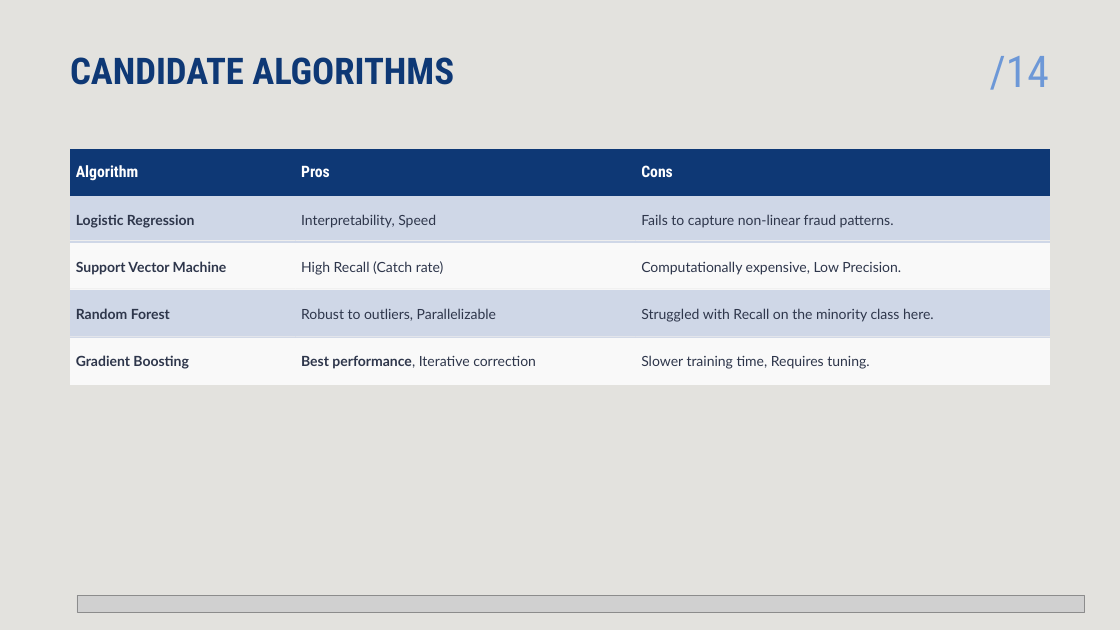
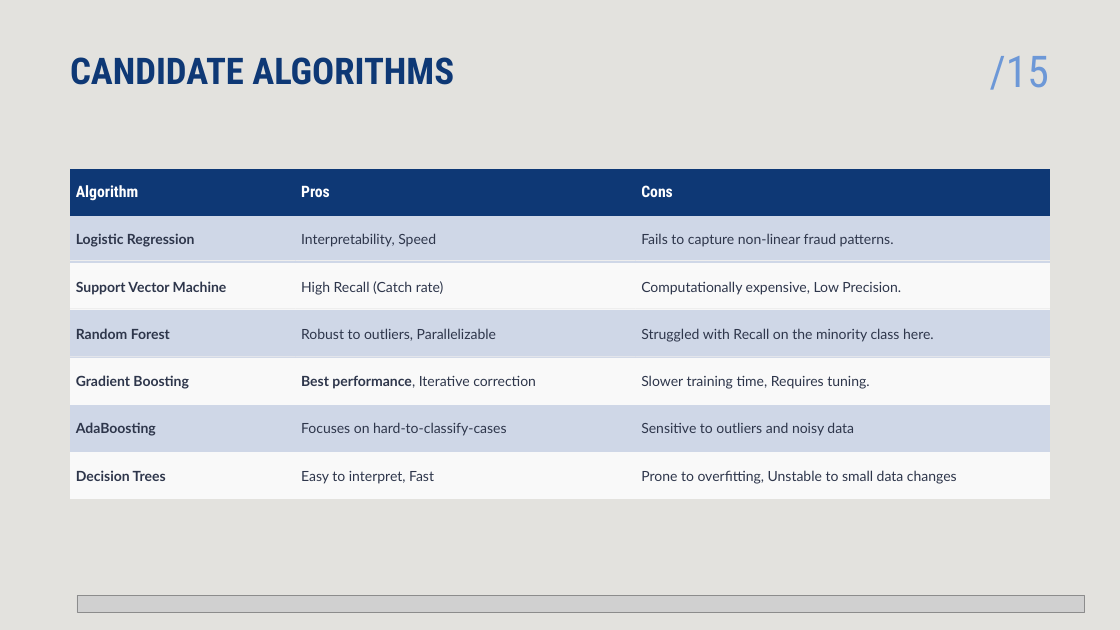
Before and after one commit to Ali-Tharwat/fraud_detection_project, a slide deck: slide 16 of reports/presentation.pptx. Drawn at 1120x630 pixels with LibreOffice and Linux fonts; fonts in the diff are those of the drawing; grey boxes stand for pictures. Boxes give left, top, right and bottom in pixels: in the first picture for what was removed or moved away, otherwise in the second. Text is boxed around its words. In the diff, an @@ line names an element or a change of style, - is before the commit and + after.

```diff
--- a/reports/presentation.pptx
+++ b/reports/presentation.pptx
@@ text at [990, 56, 1049, 90]: text changed @@
-/14
+/15
@@ table at [70, 169, 1049, 488] @@
+row 6: AdaBoosting | Focuses on hard-to-classify-cases | Sensitive to outliers and noisy data
+row 7: Decision Trees | Easy to interpret, Fast | Prone to overfitting, Unstable to small data changes
@@ table: place and size @@
-table at [70, 149, 1049, 385]
+table at [70, 169, 1049, 488]
@@ 9 rectangles: place and size @@
-9 rectangles at [70, 240, 1050, 338]
+9 rectangles at [70, 260, 1051, 357]
```
Also in this commit, not shown: 20 other slides changed, 5 slides added, 1 slide removed, 1 other file.
